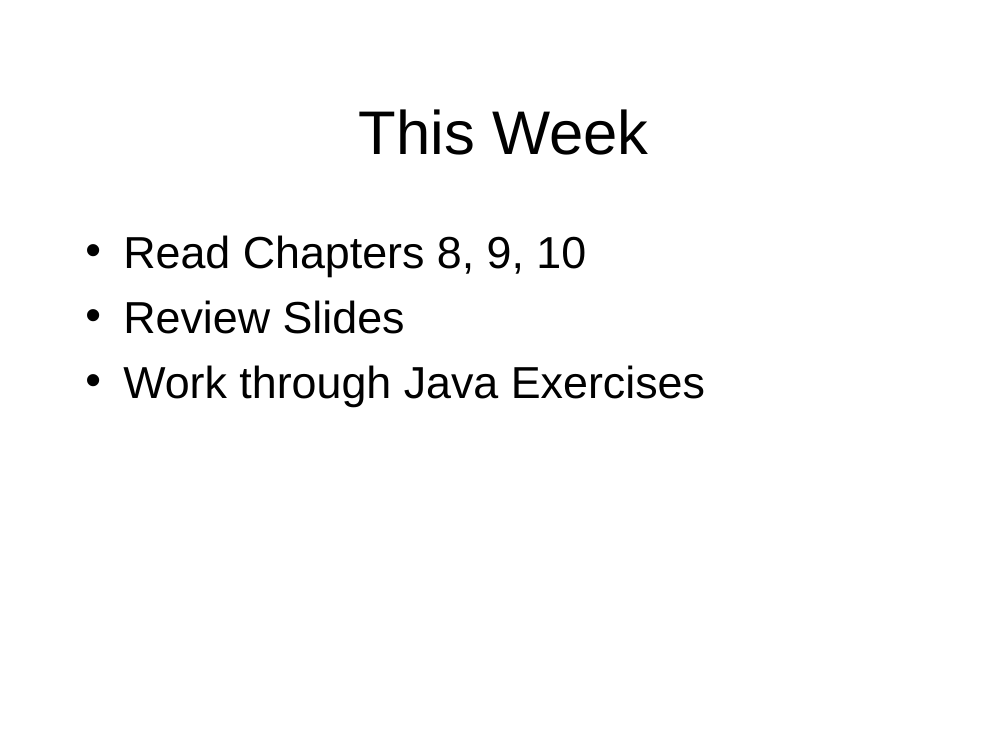
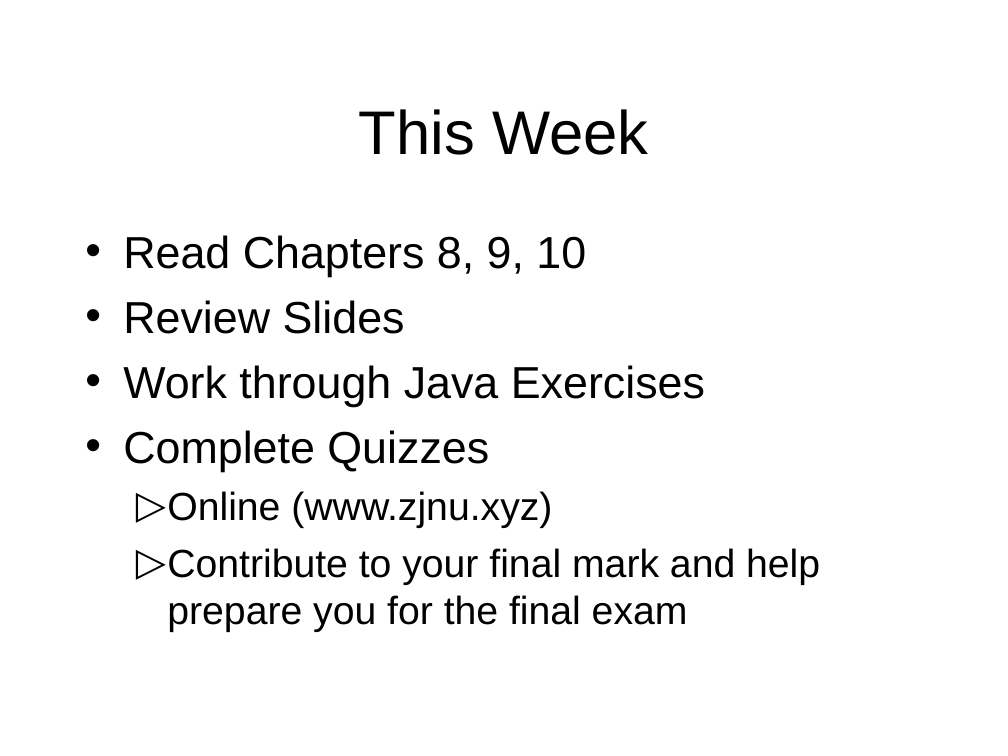
Before and after one commit to octaviordz/zjnu2017.github.io, a slide deck: slide 38 of OOP/lectures/030--Classes.and.Objects.ppt (slide 33 before the commit). Drawn at 1008x756 pixels with LibreOffice and Linux fonts; fonts in the diff are those of the drawing. Boxes give left, top, right and bottom in pixels: in the first picture for what was removed or moved away, otherwise in the second. Text is boxed around its words. In the diff, an @@ line names an element or a change of style, - is before the commit and + after.

```diff
--- a/OOP/lectures/030--Classes.and.Objects.ppt
+++ b/OOP/lectures/030--Classes.and.Objects.ppt
@@ text at (123, 430, 820, 632): paragraphs added @@
+• Complete Quizzes
+  ▷ Online (www.zjnu.xyz)
+  ▷ Contribute to your final mark and help prepare you for the final exam
```
Also in this commit, not shown: 4 other slides changed, 5 slides added, 1 other file.
